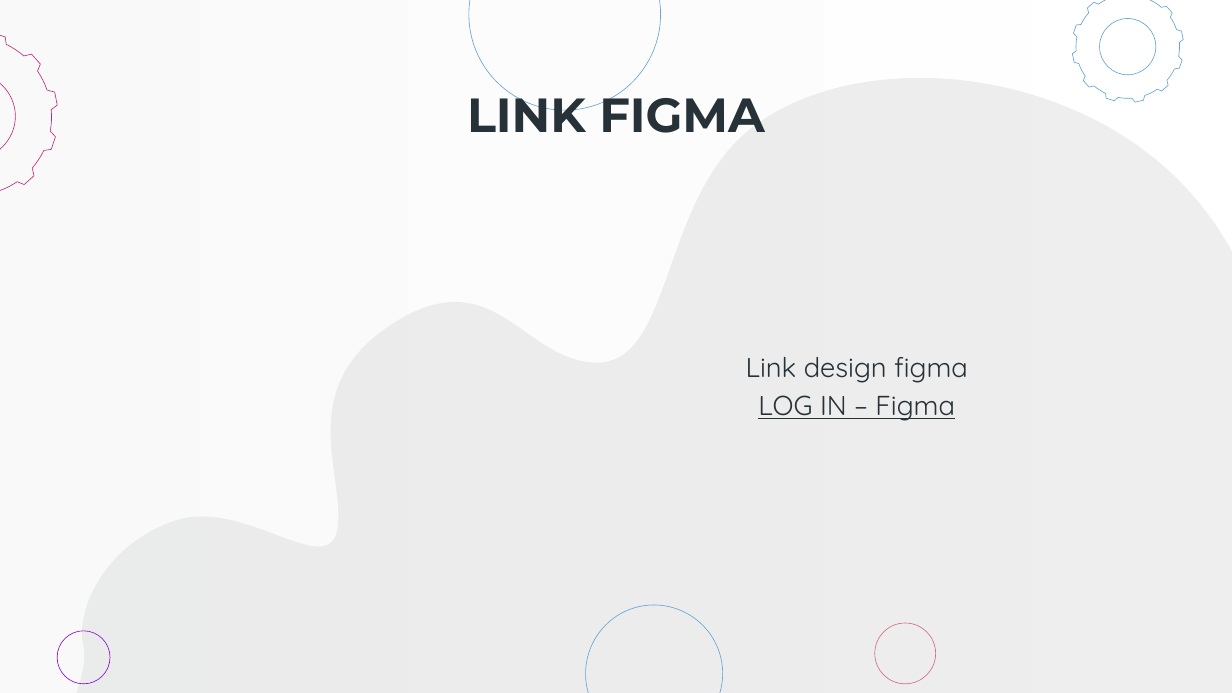
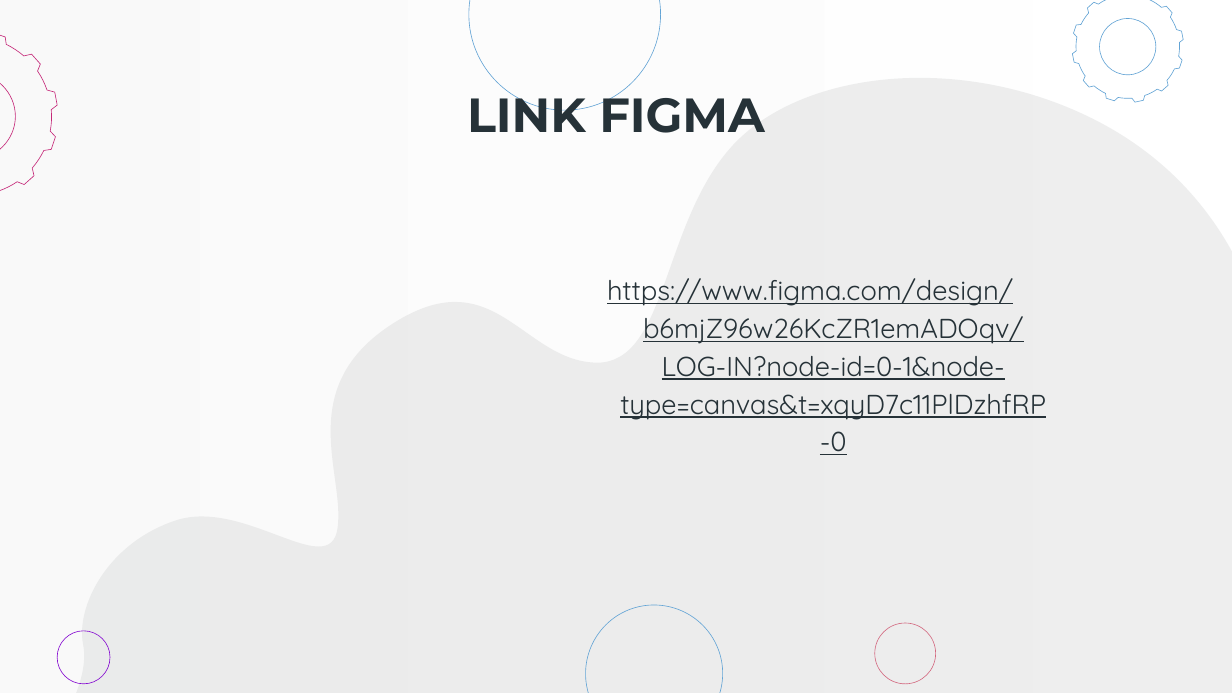
Before and after one commit to buitoan1502/buitoanandroid, a slide deck: slide 28 of BaoCaoPP.pptx. Drawn at 1232x693 pixels with LibreOffice and Linux fonts; fonts in the diff are those of the drawing. Boxes give left, top, right and bottom in pixels: in the first picture for what was removed or moved away, otherwise in the second. Text is boxed around its words. In the diff, an @@ line names an element or a change of style, - is before the commit and + after.

```diff
--- a/BaoCaoPP.pptx
+++ b/BaoCaoPP.pptx
@@ subtitle at (x1=607, y1=278, x2=1046, y2=455): text changed @@
-Link design figma
-LOG IN – Figma
+https://www.figma.com/design/b6mjZ96w26KcZR1emADOqv/LOG-IN?node-id=0-1&node-type=canvas&t=xqyD7c11PlDzhfRP-0
```
